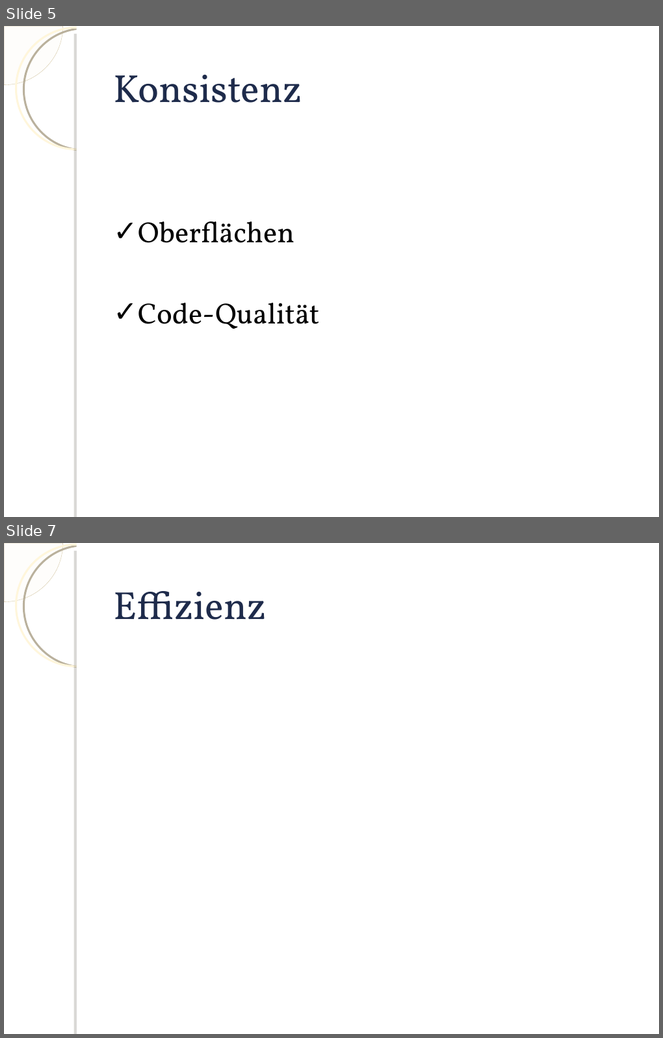
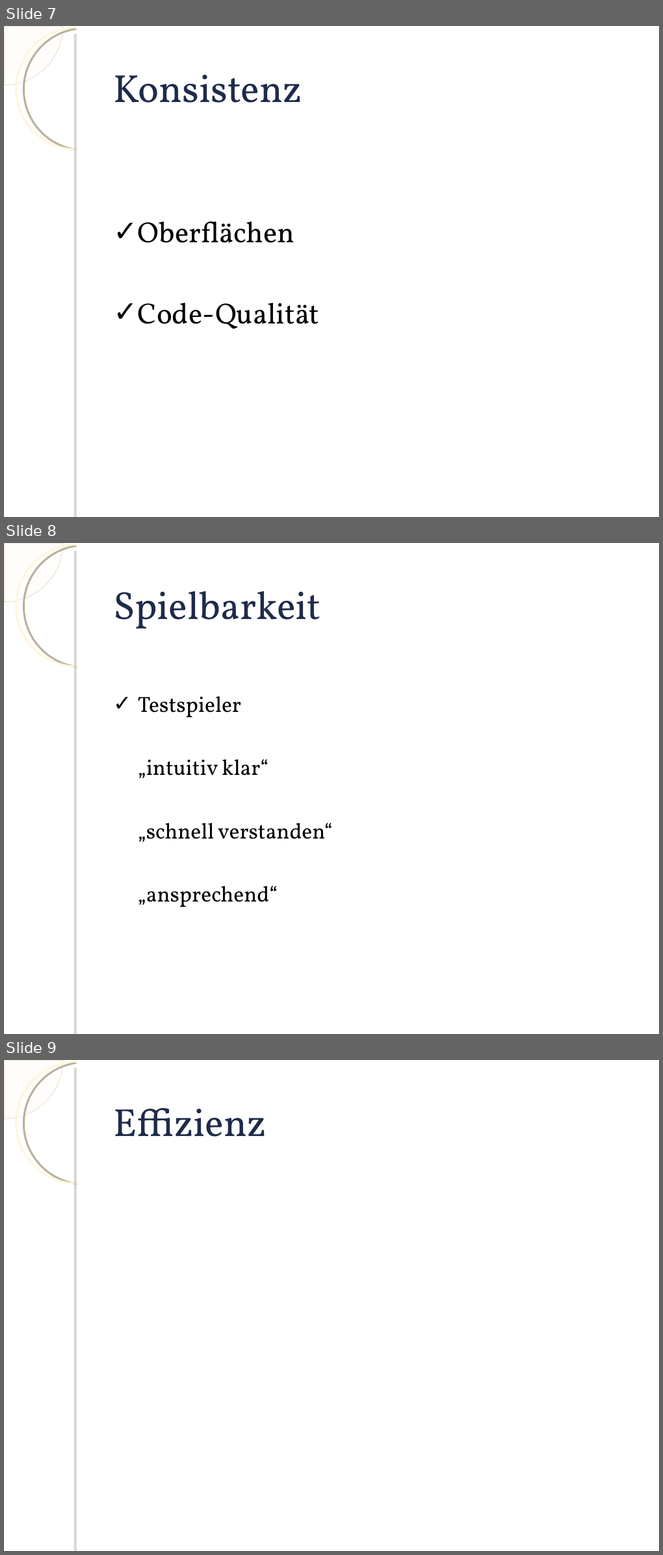
Before and after one commit to knot3/knot3-qualitaetssicherung, a slide deck: Praesentation/Praesentation.ppt. Shown one above the other, each under a label of ours: slides 5 and 7 before the commit, slides 7, 8 and 9 after it; the slides between them are not shown. The pictures are 663x1038 and 663x1555 pixels, drawn with LibreOffice and Linux fonts; fonts in the diff are those of the drawing; background and template pictures are left out. Boxes give left, top, right and bottom in pixels: in the first picture for what was removed or moved away, otherwise in the second. Text is boxed around its words. In the diff, an @@ line names an element or a change of style, - is before the commit and + after.

```diff
--- a/Praesentation/Praesentation.ppt
+++ b/Praesentation/Praesentation.ppt
@@ slide 8 added at <box>4,543,659,1034</box>, background picture (left out); not listed: 4 template elements that a slide beside it also shows @@
@@ title added at <box>113,591,321,629</box>, 43 pt, text #1E2B4B @@
+Spielbarkeit
@@ text added at <box>138,696,333,908</box>, 24 pt, text #000000 @@
+✓ Testspieler
+„intuitiv klar“
+„schnell verstanden“
+„ansprechend“
@@ what was slide 5 is now slide 7 @@
@@ what was slide 7 is now slide 9 @@
```
Also in this commit, not shown: 1 slide changed, 6 other slides added, 1 slide removed.
